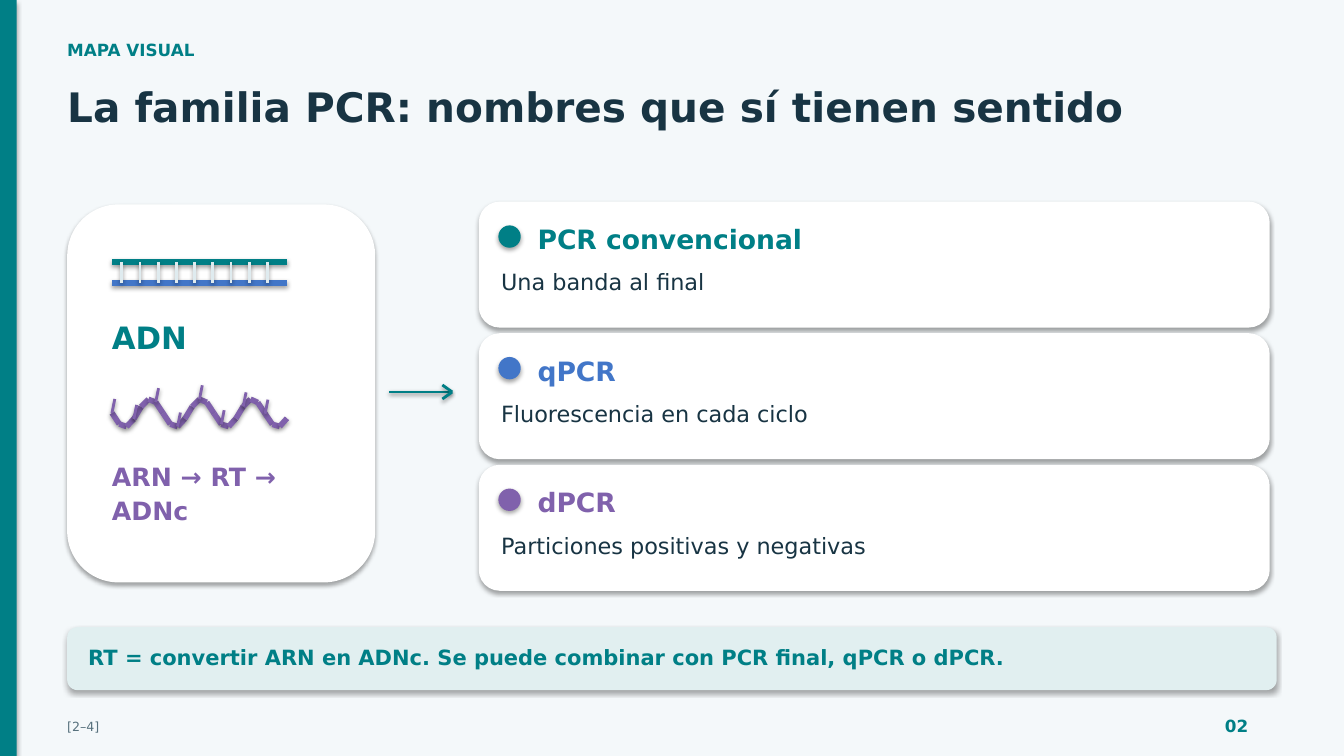
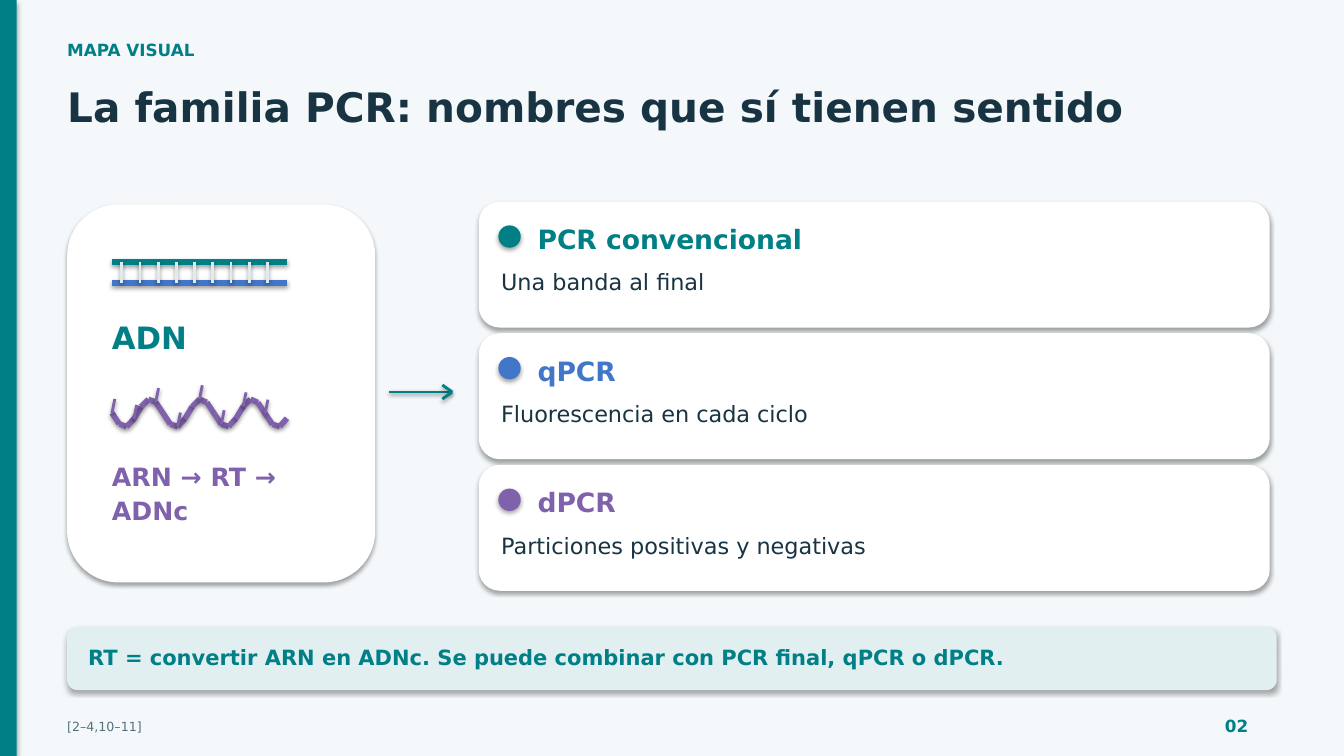
Before and after one commit to espinemilia02-design/Clases2026, a slide deck: slide 2 of pcr_comparada_40min/PCR_clase_40min.pptx. Drawn at 1344x756 pixels with LibreOffice and Linux fonts; fonts in the diff are those of the drawing. Boxes give left, top, right and bottom in pixels: in the first picture for what was removed or moved away, otherwise in the second. Text is boxed around its words. In the diff, an @@ line names an element or a change of style, - is before the commit and + after.

```diff
--- a/pcr_comparada_40min/PCR_clase_40min.pptx
+++ b/pcr_comparada_40min/PCR_clase_40min.pptx
@@ text at [67, 721, 142, 733]: text changed @@
-[2–4]
+[2–4,10–11]
```
Also in this commit, not shown: 9 other slides changed, 10 slides added, 9 slides removed, 4 other files.
